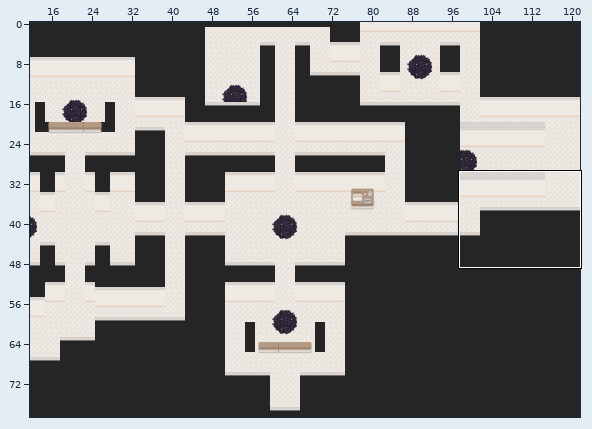
Level history. Tiled map: data/level2.tmx. The picture above shows the old version from afar; the outline marks the close-up.
Close-up. Before the commit:
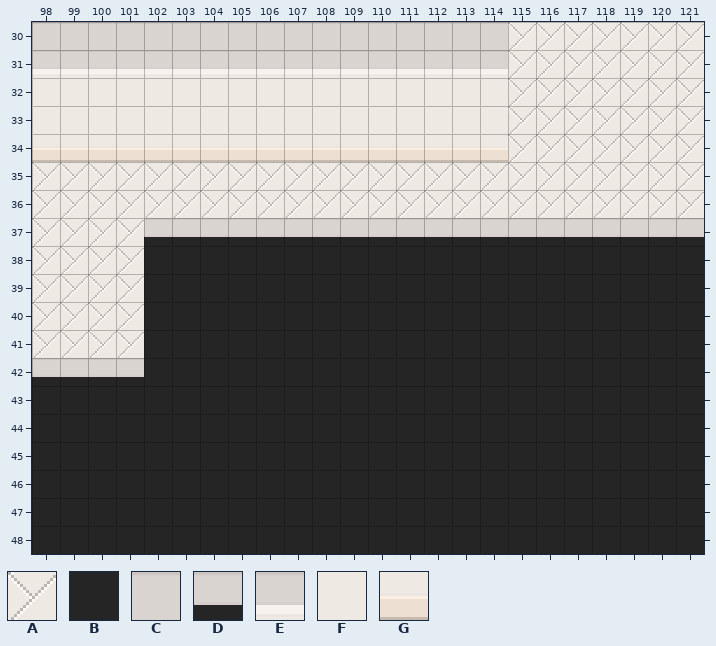
Cells are 48x48 px. Shown: x 98..121, y 30..48. The commit also changed other parts of the map, which this record leaves out.
Key: from "maptile2": A 0, B 1, C 189, D 190, E 198, F 211, G 243.
_ is an empty cell, # one hidden under a higher layer.
Layers that did not change in this view are not listed.
Layer "normal background" before, first column x 98:
30 #################AAAAAAA
31 #################AAAAAAA
32 #################AAAAAAA
33 FFFFFFFFFFFFFFFF#AAAAAAA
34 GGGGGGGGGGGGGGGGGAAAAAAA
35 AAAAAAAAAAAAAAAAAAAAAAAA
36 AAAAAAAAAAAAAAAAAAAAAAAA
37 AAAA####################
38 AAAAB###################
39 AAAABBBBBBBBBBBBBBBBBBBB
40 AAAABBBBBBBBBBBBBBBBBBBB
41 AAAABBBBBBBBBBBBBBBBBBBB
42 ####BBBBBBBBBBBBBBBBBBBB
43 ####BBBBBBBBBBBBBBBBBBBB
44 BBBBBBBBBBBBBBBBBBBBBBBB
45 BBBBBBBBBBBBBBBBBBBBBBBB
46 BBBBBBBBBBBBBBBBBBBBBBBB
47 BBBBBBBBBBBBBBBBBBBBBBBB
48 BBBBBBBBBBBBBBBBBBBBBBBB
Layer "normal foreground" before, first column x 98:
30 CCCCCCCCCCCCCCCCC_______
31 EEEEEEEEEEEEEEEEE_______
32 FFFFFFFFFFFFFFFFF_______
33 ________________F_______
34 ________________________
35 ________________________
36 ________________________
37 ____DDDDDDDDDDDDDDDDDDDD
38 _____BBBBBBBBBBBBBBBBBBB
39 ________________________
40 ________________________
41 ________________________
42 DDDD____________________
43 BBBB____________________
44 ________________________
45 ________________________
46 ________________________
47 ________________________
48 ________________________
After:
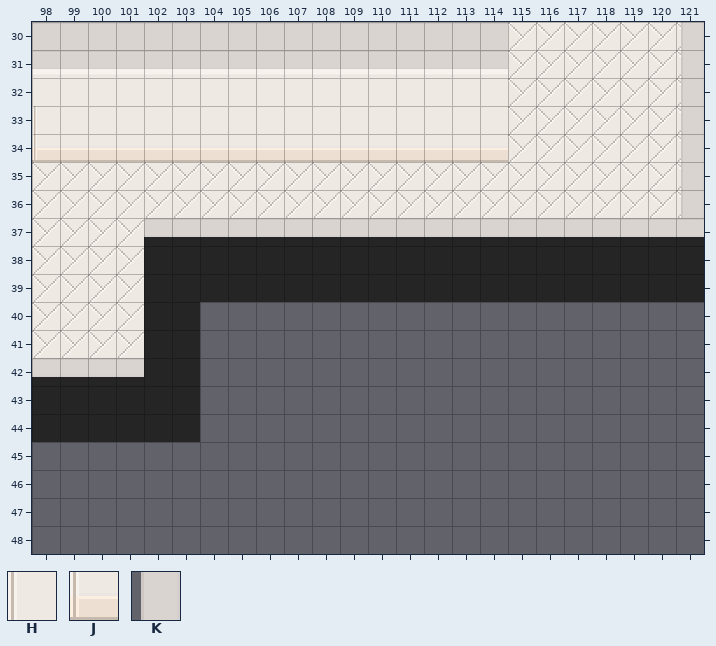
Further tiles: from "maptile2": H 216, J 248, K 255.
The exact change:
Layer "normal background":
Tile F becomes tile H in row 33 at x 98.
Tile G becomes tile J in row 34 at x 98.
Tile B is gone in rows 40 to 44 at x 104 to 121; in rows 45 to 48 at x 98 to 121.
Layer "normal foreground":
The author put tile K in rows 30 to 36 at x 121.
Boxes around the changes in both close-ups, in picture pixels (x1, y1, x2, y2):
added: (681, 22, 704, 218)
changed: (32, 106, 37, 160)
removed: (32, 302, 704, 554)
